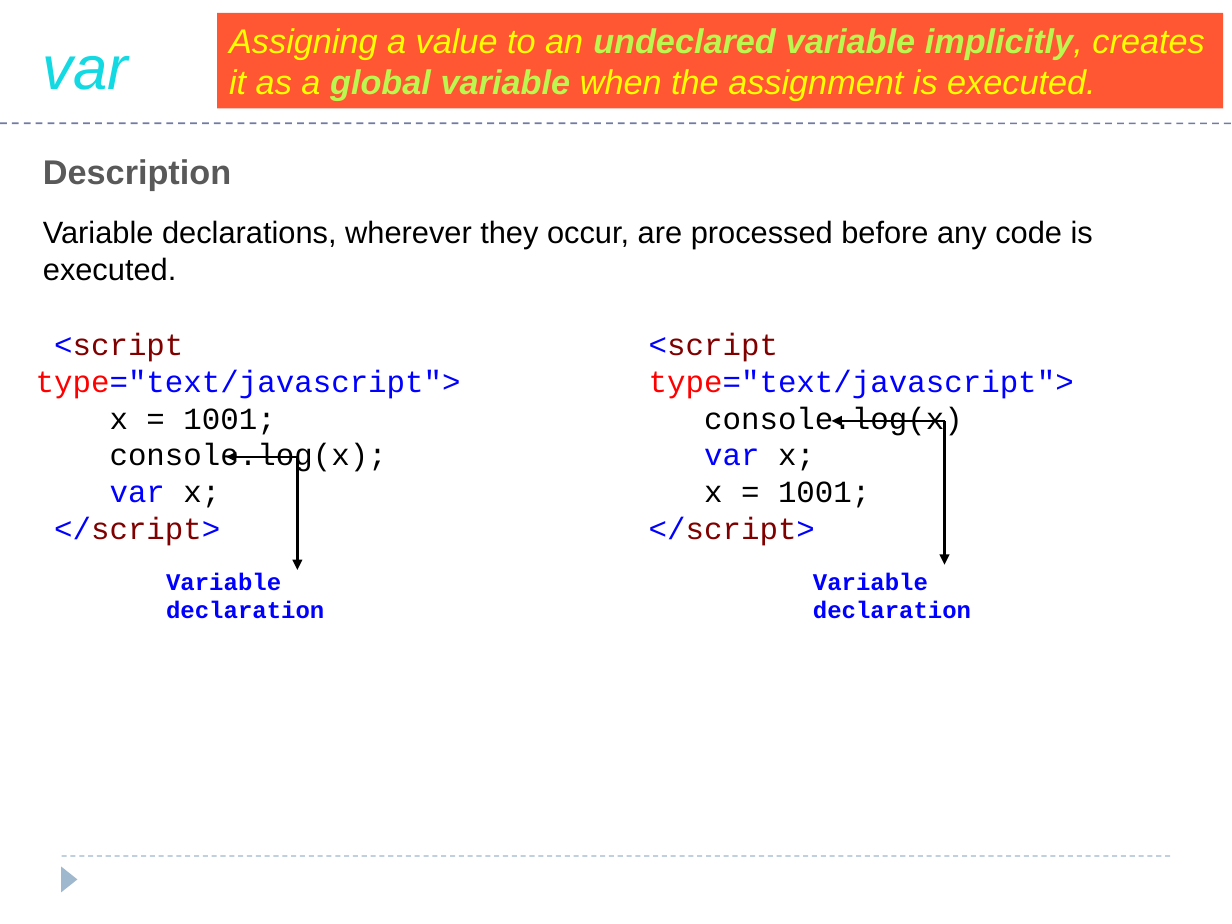
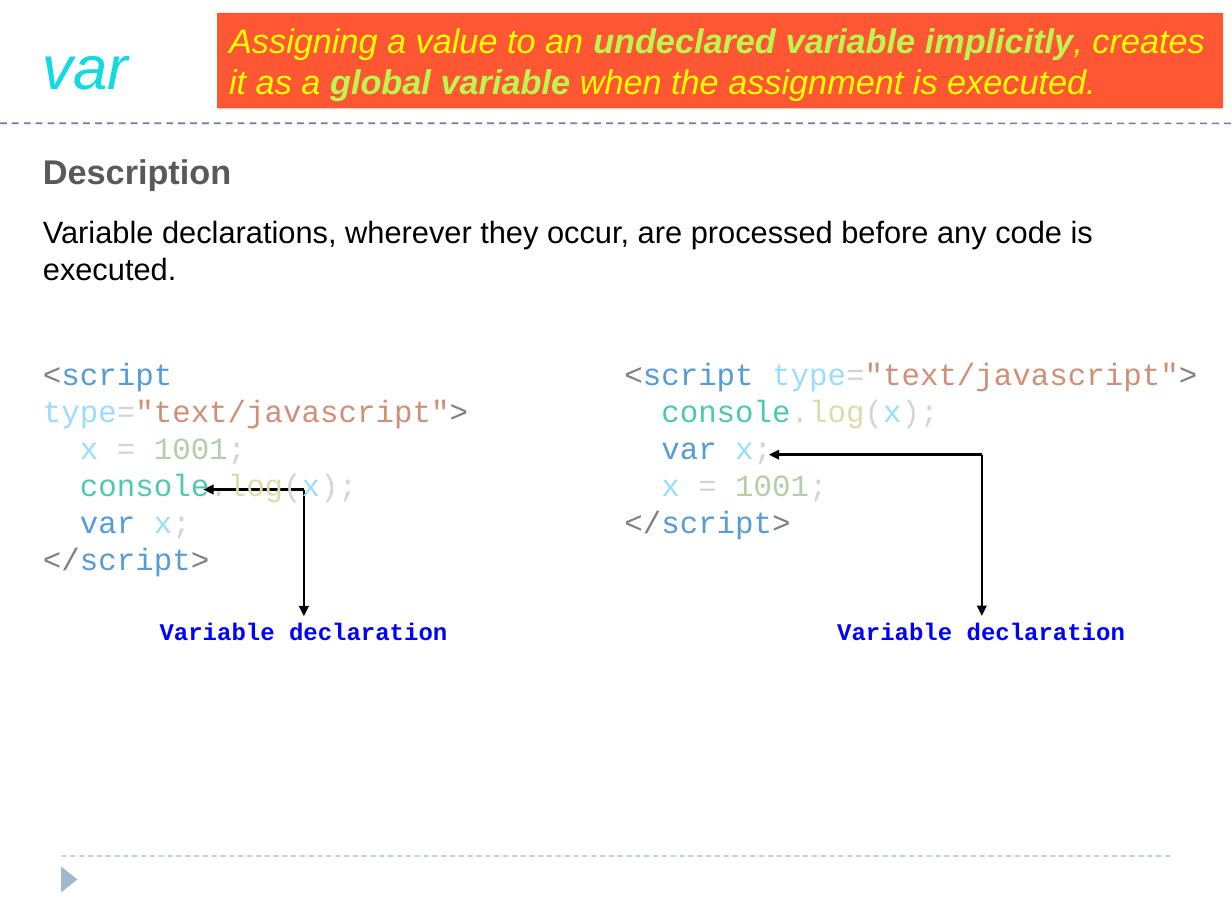
Before and after one commit to saleelgithub/PPTs, a slide deck: slide 26 of AWP PPT - JavaScript.pptx. Drawn at 1232x924 pixels with LibreOffice and Linux fonts; fonts in the diff are those of the drawing. Boxes give left, top, right and bottom in pixels: in the first picture for what was removed or moved away, otherwise in the second. Text is boxed around its words. In the diff, an @@ line names an element or a change of style, - is before the commit and + after.

```diff
--- a/AWP PPT - JavaScript.pptx
+++ b/AWP PPT - JavaScript.pptx
@@ text "<script type="text/javascript">": place and size @@
-text "<script type="text/javascript">" at bbox=[36, 332, 461, 508]
+text "<script type="text/javascript">" at bbox=[43, 363, 468, 538]
@@ text "<script type="text/javascript">" at bbox=[43, 363, 468, 538]: text colour #0000FF to #808080 in "<script type="text/javascript">", "</script>"; text colour #800000 to #569CD6 in "<script", "</script>"; text colour #FF0000 to #9CDCFE, text colour #0000FF to #D4D4D4, text colour #0000FF to #CE9178 in "type="text/javascript">"; text colour #000000 to #9CDCFE in "x", "console.log(x);", "x;"; text colour #000000 to #D4D4D4 in "= 1001;", "console.log(x);", "x;"; text colour #000000 to #B5CEA8 in "1001;"; text colour #000000 to #4EC9B0, text colour #000000 to #DCDCAA in "console.log(x);"; text colour #0000FF to #569CD6 in "var" @@
@@ text "<script type="text/javascript">": place and size @@
-text "<script type="text/javascript">" at bbox=[649, 332, 1074, 508]
+text "<script type="text/javascript">" at bbox=[624, 363, 1197, 540]
@@ text at bbox=[624, 363, 1197, 540]: text colour #0000FF to #808080 in "<script type="text/javascript">", "</script>"; text colour #800000 to #569CD6 in "<script", "</script>"; text colour #FF0000 to #9CDCFE, text colour #0000FF to #D4D4D4, text colour #0000FF to #CE9178 in "type="text/javascript">"; highlight #FFFFFF to none in "<script type="text/javascript">", "var x;", "x = 1001;", "</script>"; text colour #0000FF to #569CD6 in "var"; text colour #000000 to #9CDCFE in "x;", "x"; text colour #000000 to #D4D4D4 in "x;", "= 1001;"; text colour #000000 to #B5CEA8 in "1001;" @@
@@ text at bbox=[661, 400, 938, 428]: text changed; text colour #000000 to #4EC9B0 @@
-console.log(x)
+console.log(x);
@@ arrow moved from (945, 421) - (832, 421) to (982, 455) - (769, 455) @@
@@ arrow moved from (945, 421) - (945, 564) to (982, 455) - (982, 616) @@
@@ arrow moved from (297, 457) - (227, 457) to (304, 489) - (203, 489) @@
@@ arrow moved from (297, 457) - (297, 569) to (304, 489) - (304, 616) @@
@@ text "Variable declaration" rewrapped from bbox=[166, 572, 324, 619] to bbox=[160, 623, 447, 641] @@
@@ text "Variable declaration" rewrapped from bbox=[813, 572, 971, 619] to bbox=[837, 623, 1125, 641] @@
```
Also in this commit, not shown: 66 other slides changed, 8 slides added.
